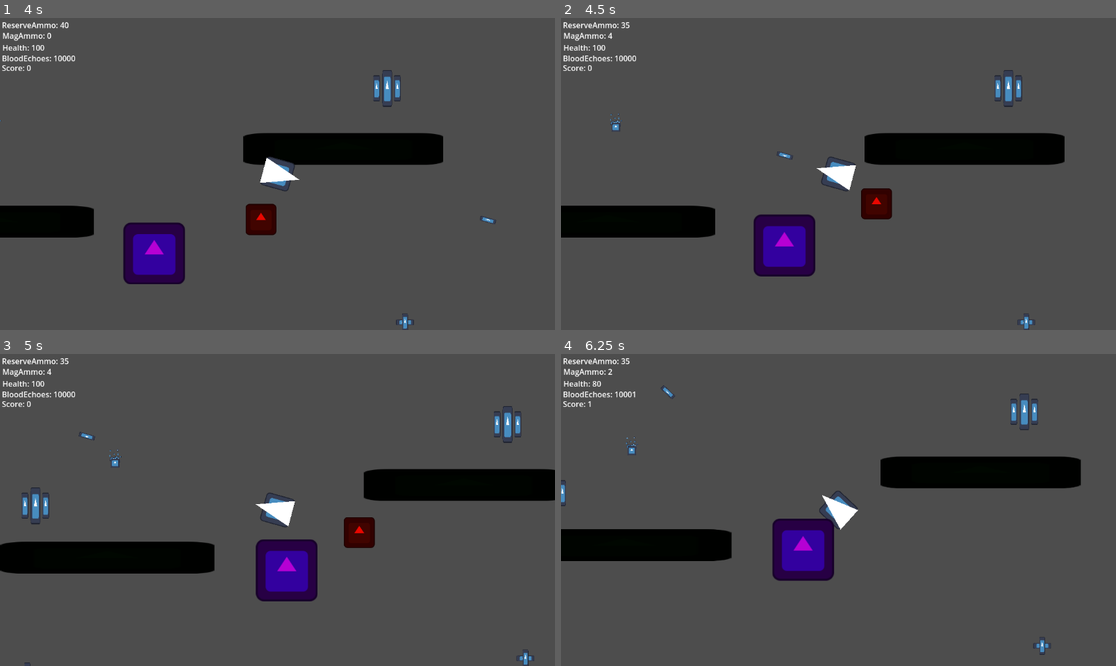
Above: before the commit, frames 1-4 (two rows, left to right).
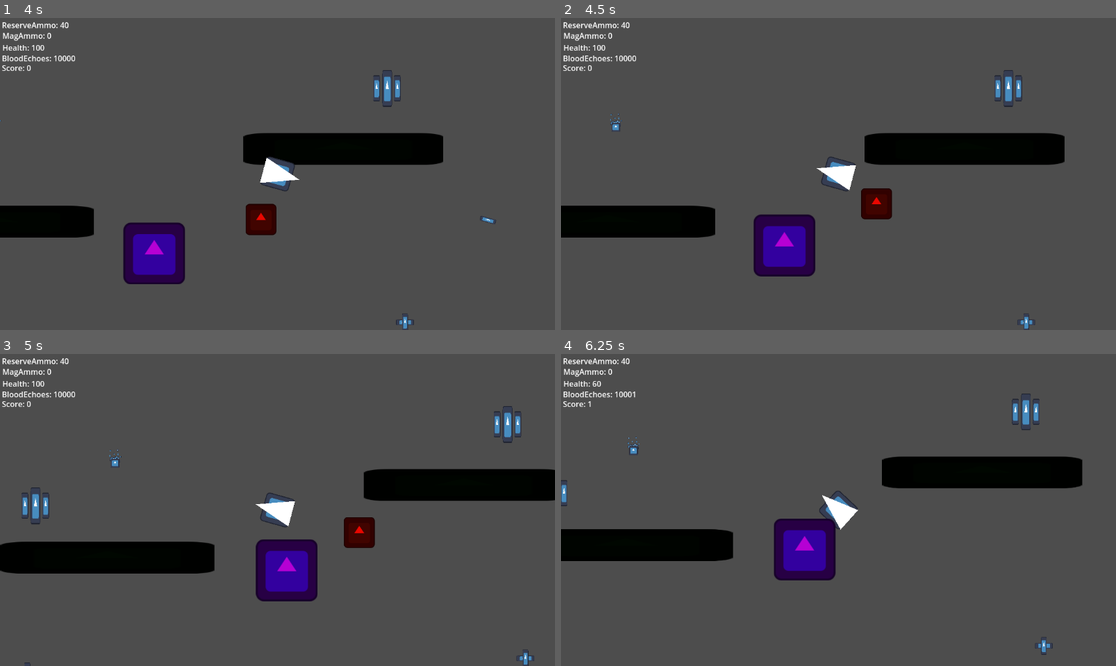
Above: after the commit, the same moments.

Repository: TheWhiteWolf0/Shooter-Game
Game: Godot game, scene res://Scenes/test_scence.tscn
The game is run twice, just before and just after one commit, with the same random seed, the same clock (stepped at 60 frames per second) and the same inputs. This scene is started directly instead of the project's main scene. The engine's default icon, where the game draws it, is replaced by a stand-in: a white triangle on a blue panel in a dark square.
Inputs (mouse positions are in pixels of both pictures, inside the frame that each line leads up to):
- Up to frame 1 (4 s): move the mouse to (399, 158) at 0.52 s; hold D (Right) 0.53-1.28 s; click (399, 158) at 0.6 s; move the mouse to (166, 189) at 1.27 s; hold S (Down) 1.28-2.03 s; click (166, 189) at 1.35 s; move the mouse to (333, 105) at 2.02 s; hold D (Right) 2.03-2.78 s; click (333, 105) at 2.1 s; move the mouse to (249, 236) at 2.77 s; hold W (Up) 2.78-3.53 s; click (249, 236) at 2.85 s; move the mouse to (444, 220) at 3.52 s; hold A (Left) from 3.53 s (still down); click (444, 220) at 3.6 s
- Up to frame 2 (4.5 s): keep holding A (Left); tap R (Reload) at 4.15 s; move the mouse to (672, 127) at 4.27 s; click (672, 127) at 4.35 s
- Up to frame 3 (5 s): keep holding A (Left)
- Up to frame 4 (6.25 s): move the mouse to (866, 510) at 5.02 s; release A (Left) at 5.03 s; hold S (Down) 5.03-5.78 s; click (866, 510) at 5.1 s; move the mouse to (755, 432) at 5.77 s; hold D (Right) from 5.78 s (still down); click (755, 432) at 5.85 s

Frame 1 is identical in both runs. In frame 2, less than 0.1% of the frame differs, in the area x 8-42%, y 1-46%; in frame 3, less than 0.1%; in frame 4, 0.8%, in the area x 0-94%, y 1-97%.

Commit message:
Reload delay works
timers are acc cool af

Diff:
--- a/shootergame/Scenes/Player.tscn
+++ b/shootergame/Scenes/Player.tscn
@@ -46,4 +46,11 @@
 [node name="CollisionShape2D" type="CollisionShape2D" parent="HitBox"]
 shape = SubResource("CircleShape2D_kyqiw")
 
+[node name="ReloadDelay" type="Timer" parent="."]
+process_callback = 0
+wait_time = 5.0
+one_shot = true
+autostart = true
+
 [connection signal="area_entered" from="HitBox" to="." method="_on_hit_box_area_entered"]
+[connection signal="timeout" from="ReloadDelay" to="." method="_on_timer_timeout"]
--- a/shootergame/Scripts/Player_Script.gd
+++ b/shootergame/Scripts/Player_Script.gd
@@ -11,6 +11,7 @@
 
 @onready var shooting_point: Marker2D = $Polygon2D/ShootingPoint
 #@onready var player: CharacterBody2D
+var reload_delay = false
 
 var bullet = preload("res://Scenes/Bullet.tscn")
 
@@ -33,9 +34,10 @@
 
 
 	if Input.is_action_just_pressed("Reload") and GlobalVariables.Can_reload and GlobalVariables.reserve_ammo > 0 and GlobalVariables.mag_ammo == 0:
-		GlobalVariables.mag_ammo = GlobalVariables.mag_ammo + GlobalVariables.mag_Capacity
-		GlobalVariables.reserve_ammo = GlobalVariables.reserve_ammo - GlobalVariables.mag_Capacity
-
+		$ReloadDelay.start()
+		reload_delay == true
+		if reload_delay == true:
+			_on_timer_timeout()
 	return
 
 func _physics_process(delta):
@@ -70,3 +72,9 @@
 		death()
 
 	pass # Replace with function body.
+
+
+func _on_timer_timeout() -> void:
+	GlobalVariables.mag_ammo = GlobalVariables.mag_ammo + GlobalVariables.mag_Capacity
+	GlobalVariables.reserve_ammo = GlobalVariables.reserve_ammo - GlobalVariables.mag_Capacity
+	pass # Replace with function body.
--- a/shootergame/Scripts/enemy(multi_hit).gd
+++ b/shootergame/Scripts/enemy(multi_hit).gd
@@ -28,12 +28,15 @@
 	navigation_agent_2d.target_position = target_to_chase.global_position
 	velocity = global_position.direction_to(navigation_agent_2d.get_next_path_position()) * SPEED
 	move_and_slide()
+	enemydeath()
 
 func _on_area_2d_area_entered(area: Area2D) -> void:
-	print("Hmmm")
+	print("enemy hit")
 	enemy_health = enemy_health - GlobalVariables.player_Damage
+	pass # Replace with function body.
+
+func enemydeath():
 	if enemy_health <= 0:
 		GlobalVariables.Currency = GlobalVariables.Currency + 1
 		GlobalVariables.player_Score = GlobalVariables.player_Score + 1
 		queue_free()
-	pass # Replace with function body.
